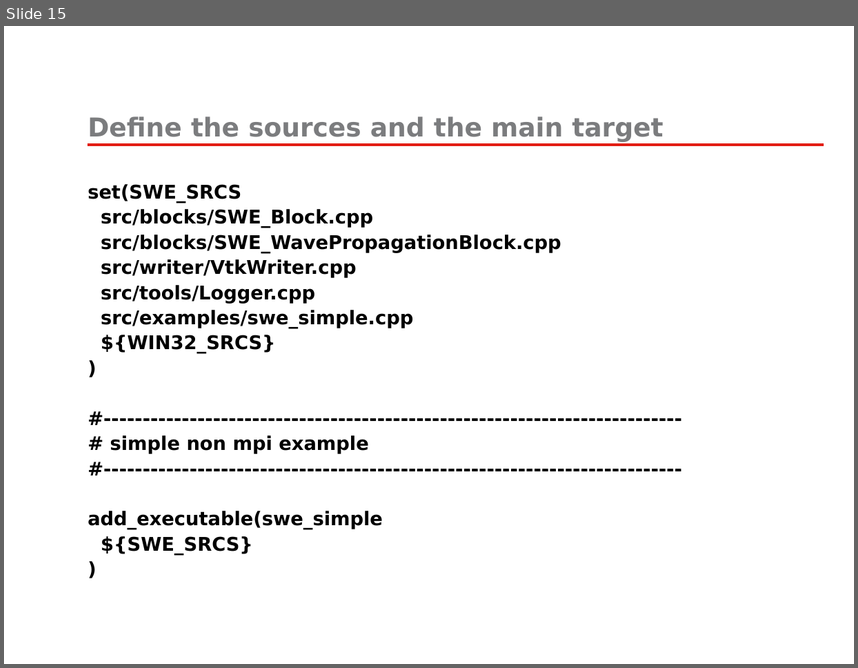
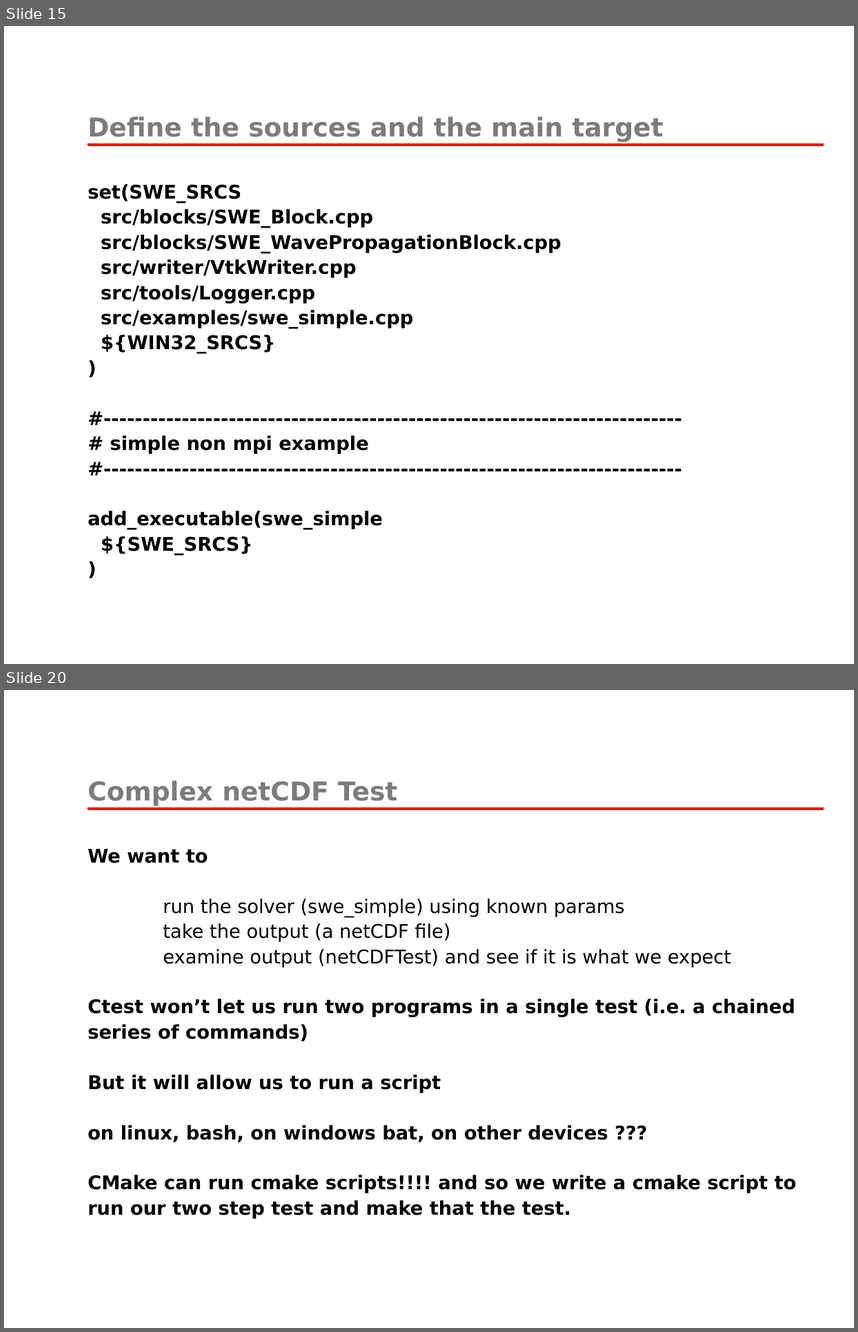
Before and after one commit to fomics/SummerSchool2013, a slide deck: PRESENTATIONS/cmake/2013-07-08-SummerSchool-CMake.pptx. Shown one above the other, each under a label of ours: slide 15 before the commit, slides 15 and 20 after it; the slides between them are not shown. The pictures are 858x668 and 858x1332 pixels, drawn with LibreOffice and Linux fonts; fonts in the diff are those of the drawing; background and template pictures are left out. Boxes give left, top, right and bottom in pixels: in the first picture for what was removed or moved away, otherwise in the second. Text is boxed around its words. In the diff, an @@ line names an element or a change of style, - is before the commit and + after.

Commit message:
Add cmake slides

```diff
--- a/PRESENTATIONS/cmake/2013-07-08-SummerSchool-CMake.pptx
+++ b/PRESENTATIONS/cmake/2013-07-08-SummerSchool-CMake.pptx
@@ slide 20 added at (x1=4, y1=690, x2=854, y2=1328), background #FFFFFF; not listed: 1 template element that a slide beside it also shows @@
@@ title added at (x1=87, y1=780, x2=397, y2=806), 22 pt, text #7B7C7E, bold @@
+Complex netCDF Test
@@ text added at (x1=87, y1=849, x2=797, y2=1219), 16 pt, text #000000, bold @@
+We want to
+    run the solver (swe_simple) using known params
+    take the output (a netCDF file)
+    examine output (netCDFTest) and see if it is what we expect
+Ctest won’t let us run two programs in a single test (i.e. a chained series of commands)
+But it will allow us to run a script
+on linux, bash, on windows bat, on other devices ???
+CMake can run cmake scripts!!!! and so we write a cmake script to run our two step test and make that the test.
```
Also in this commit, not shown: 4 slides changed, 7 other slides added.
